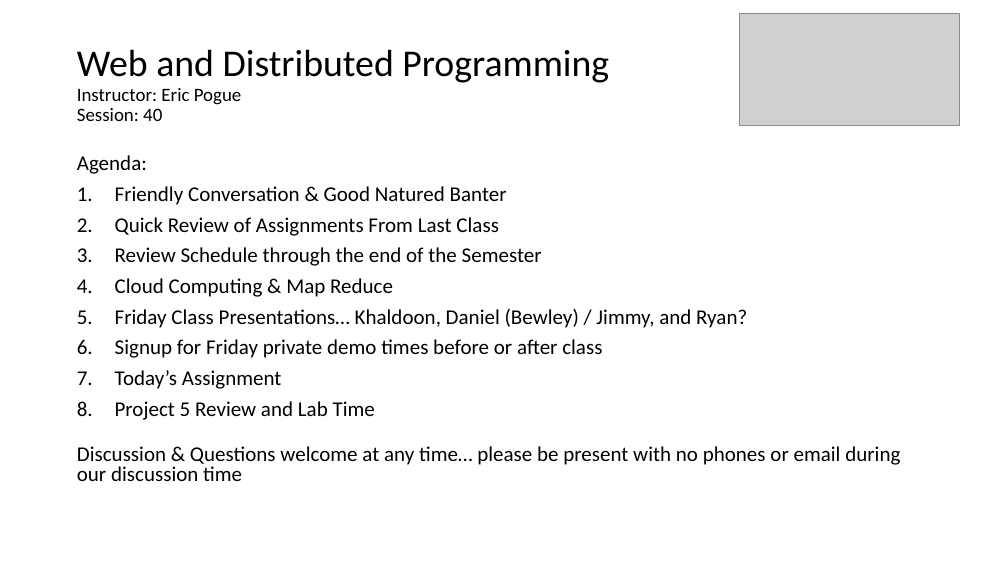
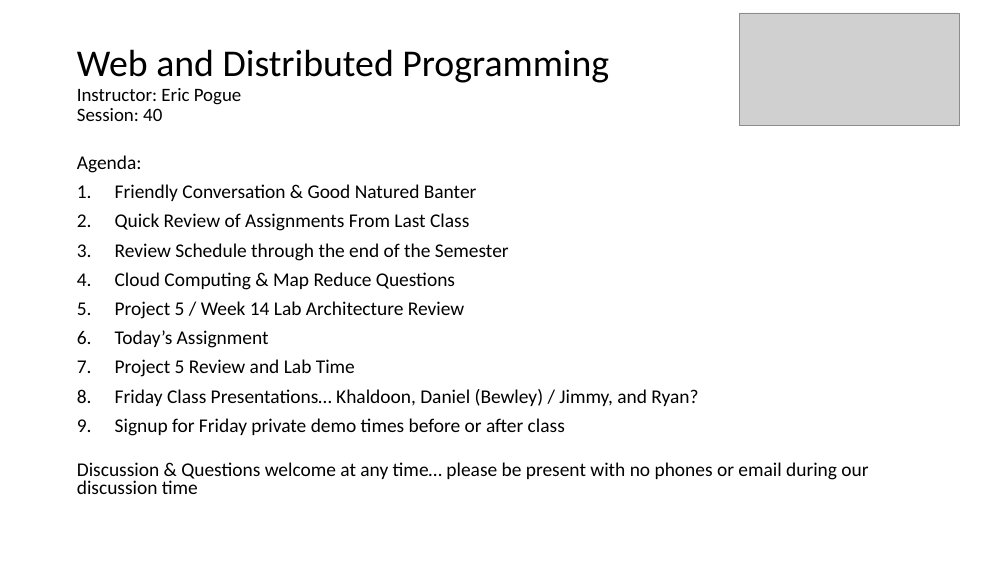
Before and after one commit to EricJPogue/www-epogue-info, a slide deck: slide 1 of CPSC-24700/Presentations/session-40.pptx. Drawn at 1008x567 pixels with LibreOffice and Linux fonts; fonts in the diff are those of the drawing; grey boxes stand for pictures. Boxes give left, top, right and bottom in pixels: in the first picture for what was removed or moved away, otherwise in the second. Text is boxed around its words. In the diff, an @@ line names an element or a change of style, - is before the commit and + after.

Commit message:
Update session 40 documents.

```diff
--- a/CPSC-24700/Presentations/session-40.pptx
+++ b/CPSC-24700/Presentations/session-40.pptx
@@ text at bbox=[77, 155, 868, 494]: size 20 to 18.5 pt in "Agenda:", "Friendly Conversation & Good Natured Banter", "Quick Review of Assignments From Last Class", "Review Schedule through the end of the ..." and 3 more places @@
@@ text at bbox=[115, 272, 464, 377]: text changed; size 20 to 18.5 pt @@
-4. Cloud Computing & Map Reduce
+4. Cloud Computing & Map Reduce Questions
+5. Project 5 / Week 14 Lab Architecture Review
+6. Today’s Assignment
+7. Project 5 Review and Lab Time
@@ text at bbox=[115, 370, 375, 420]: paragraphs removed @@
-7. Today’s Assignment
-8. Project 5 Review and Lab Time
```
Also in this commit, not shown: 3 slides added, 3 other files.
